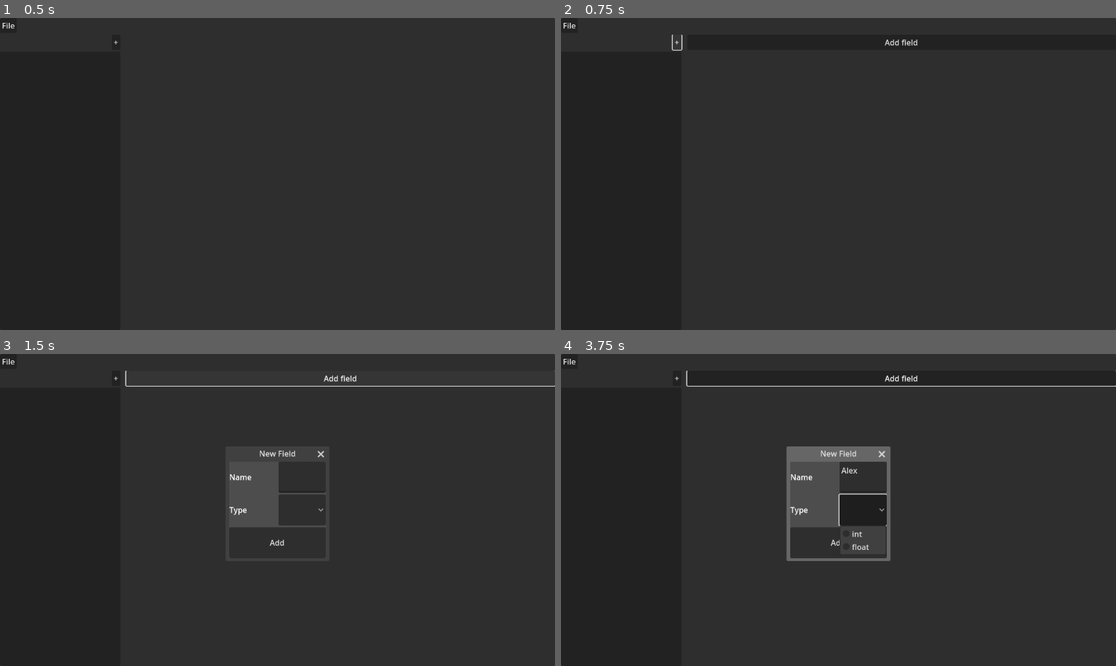
Above: before the commit, frames 1-4 (two rows, left to right).
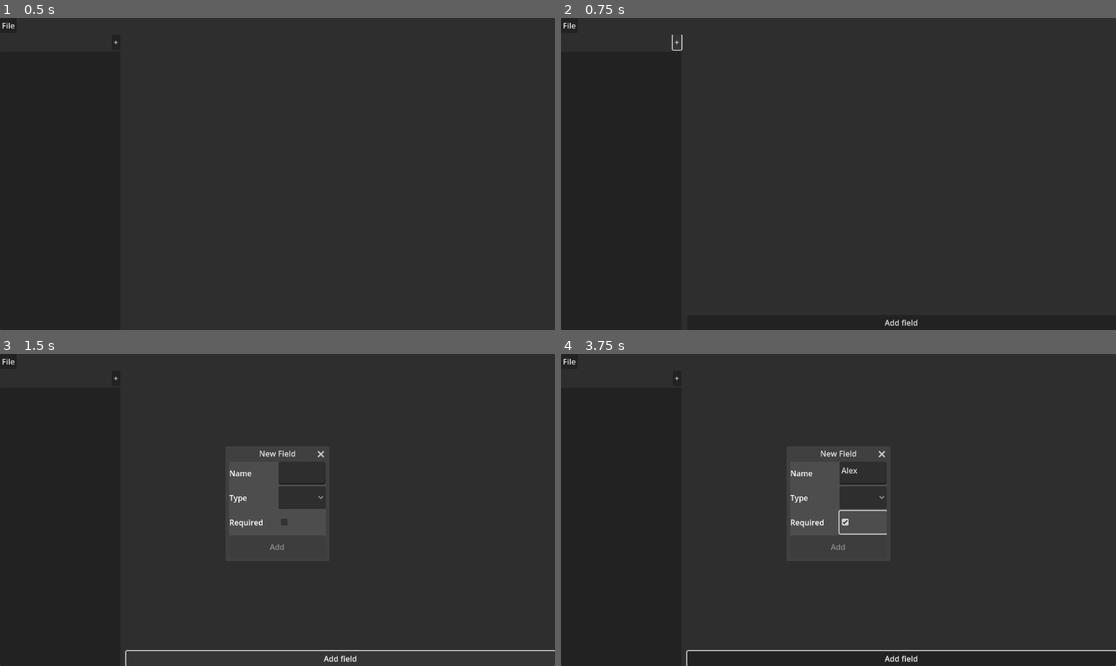
Above: after the commit, the same moments.

Repository: potex02/structforge
Game: Godot game, scene res://main.tscn
Two runs of this game, one before a commit and one after it. Both use one fixed random seed, a clock stepped at 60 frames per second and the inputs below.
Inputs (mouse positions are in pixels of both pictures, inside the frame that each line leads up to):
- Up to frame 1 (0.5 s): no input
- Up to frame 2 (0.75 s): click "+" at 0.5 s
- Up to frame 3 (1.5 s): click "Add field" at 1.25 s
- Up to frame 4 (3.75 s): click (860, 478) at 2.02 s; type "Alex" at 2.1 s; click (838, 541) at 2.75 s, where only the run before the commit has a clickable "Add"; click (860, 522) at 3.52 s

Frame 1 is identical in both runs. In frame 2, 0.1% of the frame differs, in the area x 58-65%, y 6-99%; in frame 3, 2.1%; in frame 4, 3.2%, in the area x 22-100%, y 5-100%.

Commit message:
Added field creation

Diff:
--- a/main.tscn
+++ b/main.tscn
@@ -2,8 +2,8 @@
 
 [ext_resource type="Script" uid="uid://4fg5gm71dk4m" path="res://scripts/main.gd" id="1_ig7tw"]
 [ext_resource type="Script" uid="uid://17tjuc68ifk" path="res://scripts/menu_bar.gd" id="2_0xm2m"]
-[ext_resource type="Script" uid="uid://bqs8kok6541cg" path="res://scripts/left_container.gd" id="3_h2yge"]
-[ext_resource type="Script" uid="uid://d0m1p1vj03rj6" path="res://scripts/right_container.gd" id="4_1bvp3"]
+[ext_resource type="Script" uid="uid://bqs8kok6541cg" path="res://scripts/containers/left_container.gd" id="3_h2yge"]
+[ext_resource type="Script" uid="uid://d0m1p1vj03rj6" path="res://scripts/containers/right_container.gd" id="4_1bvp3"]
 
 [node name="Main" type="PanelContainer"]
 anchors_preset = 15
--- a/nodes/field_window.tscn
+++ b/nodes/field_window.tscn
@@ -51,9 +51,24 @@
 popup/item_1/text = "float"
 popup/item_1/id = 1
 
+[node name="RequiredContainer" type="HBoxContainer" parent="VBoxContainer"]
+layout_mode = 2
+size_flags_vertical = 3
+
+[node name="Label" type="Label" parent="VBoxContainer/RequiredContainer"]
+layout_mode = 2
+size_flags_horizontal = 3
+text = "Required"
+
+[node name="CheckBox" type="CheckBox" parent="VBoxContainer/RequiredContainer"]
+z_index = 1
+layout_mode = 2
+size_flags_horizontal = 3
+
 [node name="AddButton" type="Button" parent="VBoxContainer"]
 layout_mode = 2
 size_flags_vertical = 3
 text = "Add"
 
+[connection signal="close_requested" from="." to="." method="_on_close_requested"]
 [connection signal="pressed" from="VBoxContainer/AddButton" to="." method="_on_add_button_pressed"]
--- /dev/null
+++ b/nodes/model/field_container.tscn
@@ -0,0 +1,24 @@
+[gd_scene load_steps=2 format=3 uid="uid://cora0en1clqca"]
+
+[ext_resource type="Script" uid="uid://coleoa0c5nbvt" path="res://scripts/containers/field_container.gd" id="1_opt7a"]
+
+[node name="FieldContainer" type="HBoxContainer"]
+anchors_preset = 15
+anchor_right = 1.0
+anchor_bottom = 1.0
+grow_horizontal = 2
+grow_vertical = 2
+script = ExtResource("1_opt7a")
+
+[node name="Name" type="Label" parent="."]
+layout_mode = 2
+size_flags_horizontal = 3
+size_flags_vertical = 1
+
+[node name="Type" type="Label" parent="."]
+layout_mode = 2
+size_flags_horizontal = 3
+size_flags_vertical = 1
+
+[node name="Required" type="CheckBox" parent="."]
+layout_mode = 2
--- a/nodes/model_container.tscn
+++ b/nodes/model_container.tscn
@@ -1,6 +1,6 @@
 [gd_scene load_steps=3 format=3 uid="uid://be031tnck4wex"]
 
-[ext_resource type="Script" uid="uid://cpo0u82uep0el" path="res://scripts/model_container.gd" id="1_s60ld"]
+[ext_resource type="Script" uid="uid://cpo0u82uep0el" path="res://scripts/containers/model_container.gd" id="1_s60ld"]
 [ext_resource type="PackedScene" uid="uid://bfvylhj2l1r48" path="res://nodes/field_window.tscn" id="2_yd5yx"]
 
 [node name="ModelContainer" type="VBoxContainer"]
@@ -11,6 +11,10 @@
 grow_vertical = 2
 script = ExtResource("1_s60ld")
 
+[node name="FieldsContainer" type="VBoxContainer" parent="."]
+layout_mode = 2
+size_flags_vertical = 3
+
 [node name="FieldButton" type="Button" parent="."]
 layout_mode = 2
 text = "Add field"
@@ -19,3 +23,4 @@
 visible = false
 
 [connection signal="pressed" from="FieldButton" to="." method="_on_field_button_pressed"]
+[connection signal="close_requested" from="FieldWindow" to="." method="_on_field_window_close_requested"]
--- /dev/null
+++ b/scripts/containers/field_container.gd
@@ -0,0 +1,10 @@
+class_name FieldContainer
+extends HBoxContainer
+## The container of a field for the model definition.
+
+
+## Sets the field data in the container.
+func set_content(field: Field) -> void:
+	$Name.text = field.name
+	$Type.text = str(field.type)
+	$Required.button_pressed = field.required
--- /dev/null
+++ b/scripts/containers/model_container.gd
@@ -0,0 +1,30 @@
+class_name  ModelContainer
+extends VBoxContainer
+## The app model section.
+
+
+## The field container node.
+const FIELD_CONTAINER_NODE: PackedScene = preload("res://nodes/model/field_container.tscn")
+## The container of the fields.
+@onready var _fields_container: VBoxContainer = $FieldsContainer
+## The windows used to create a field.
+@onready var _field_window: FieldWindow = $FieldWindow
+
+
+## Connects the field_created signal.
+func _ready() -> void:
+	self._field_window.field_created.connect(self._add_field)
+
+
+## Adds a field the gui.
+func _add_field(field: Field) -> void:
+
+	var container: FieldContainer = ModelContainer.FIELD_CONTAINER_NODE.instantiate()
+
+	container.set_content(field)
+	self._fields_container.add_child(container)
+
+
+## Adds a field to the model.
+func _on_field_button_pressed() -> void:
+	$FieldWindow.show()
--- a/scripts/field_window.gd
+++ b/scripts/field_window.gd
@@ -7,10 +7,37 @@
 @onready var _field_name: TextEdit = $VBoxContainer/NameContainer/TextEdit
 ## The field type option.
 @onready var _field_type: OptionButton = $VBoxContainer/TypeContainer/OptionButton
+## The requried check box.
+@onready var _field_required: CheckBox = $VBoxContainer/RequiredContainer/CheckBox
+## The add button.
+@onready var _add_button: Button = $VBoxContainer/AddButton
 ## The signal emitted when a field is created.
-signal field_created(name: String, type: int, field_class: String)
+signal field_created(field: Field)
+
+
+## Connect the fields signals to the button
+func _ready() -> void:
+	self._field_name.text_changed.connect(self._enable_button)
+	self._field_type.item_selected.connect(self._enable_button)
+	self._enable_button()
 
 
 ## Connects the add button to its action.
 func _on_add_button_pressed() -> void:
-	self.field_created.emit(self._field_name.text, self._field_type.selected, "")
+	self.field_created.emit(Field.new(self._field_name.text, self._field_type.selected,
+			self._field_required.button_pressed))
+	self.close_requested.emit()
+
+
+## Sets the button enable state.
+func _enable_button(index: int = self._field_type.selected) -> void:
+	self._add_button.disabled = self._field_name.text.is_empty() or index == -1
+
+
+## Handles the window close request.
+func _on_close_requested() -> void:
+	self._field_name.clear()
+	self._field_type.select(-1)
+	self._field_required.button_pressed = false
+	self._enable_button()
+	self.hide()
--- a/scripts/model/field.gd
+++ b/scripts/model/field.gd
@@ -4,18 +4,14 @@
 
 
 ## The field name.
-var _name: String
+var name: String
 ## The field type.
-var _type: int
-## The name of the field class.
-var _field_class: String
+var type: int
+## The flag indicating if the field is required.
+var required: bool
 
 
-func _init(name: String, type: int, field_class: String) -> void:
-	self._name = name
-	self._type = type
-	self._field_class = field_class
-
-
-func _to_string() -> String:
-	return "%s (%s %s)" % [self._name, self._type, self._field_class]
+func _init(name: String, type: int, required: bool) -> void:
+	self.name = name
+	self.type = type
+	self.required = required
--- a/scripts/model_container.gd
+++ /dev/null
@@ -1,24 +0,0 @@
-class_name  ModelContainer
-extends VBoxContainer
-## The app model section.
-
-
-## The windows used to create a field.
-@onready var _field_window:FieldWindow = $FieldWindow
-
-
-## The array of the fields.
-var _fields: Array[Field]
-
-
-## Connects the field_created signal.
-func _ready() -> void:
-	self._field_window.field_created.connect(func(name: String, type: int, field_class: String):
-		self._fields.append(Field.new(name, type, field_class))
-		print(_fields)
-	)
-
-
-## Adds a field to the model.
-func _on_field_button_pressed() -> void:
-	$FieldWindow.show()
Not shown, added: scripts/containers/field_container.gd.uid
Renamed: scripts/left_container.gd -> scripts/containers/left_container.gd
Renamed: scripts/left_container.gd.uid -> scripts/containers/left_container.gd.uid
Renamed: scripts/model_container.gd.uid -> scripts/containers/model_container.gd.uid
Renamed: scripts/right_container.gd -> scripts/containers/right_container.gd
Renamed: scripts/right_container.gd.uid -> scripts/containers/right_container.gd.uid
